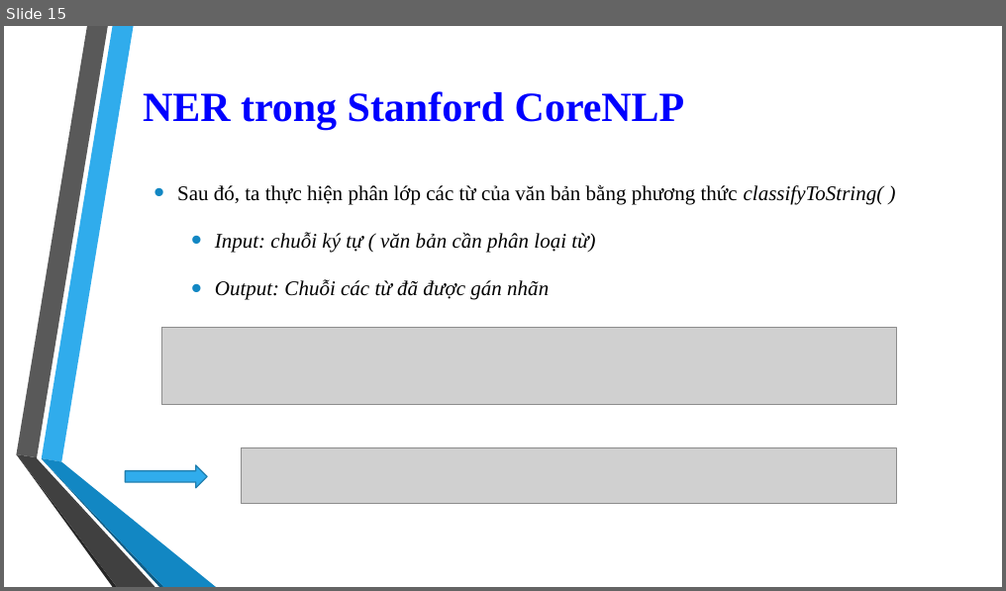
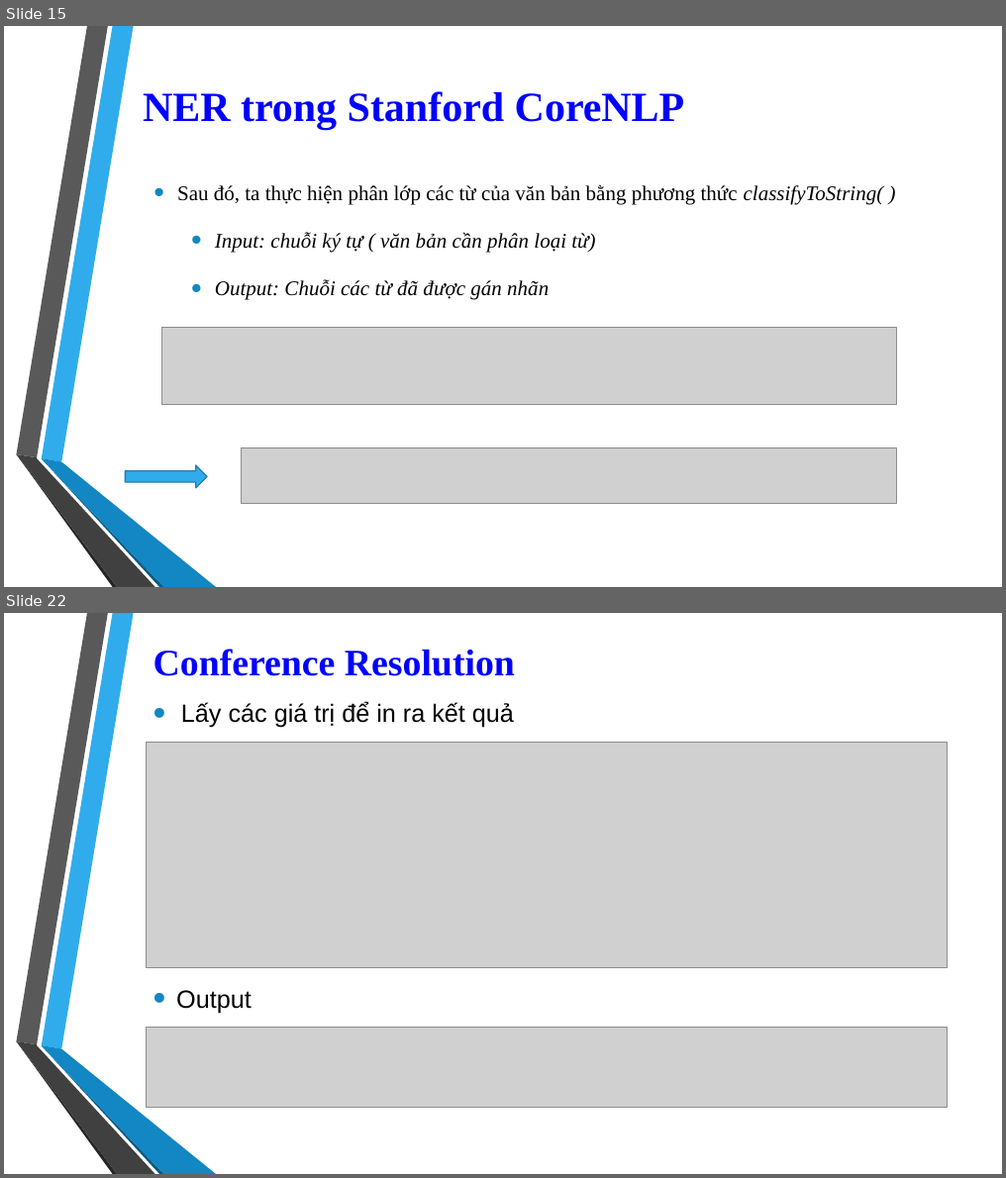
Before and after one commit to 1412520/TextMining, a slide deck: Seminar/Stanford_CoreNLP.pptx. Shown one above the other, each under a label of ours: slide 15 before the commit, slides 15 and 22 after it; the slides between them are not shown. The pictures are 1006x591 and 1006x1178 pixels, drawn with LibreOffice and Linux fonts; fonts in the diff are those of the drawing; grey boxes stand for pictures; background and template pictures are left out. Boxes give left, top, right and bottom in pixels: in the first picture for what was removed or moved away, otherwise in the second. Text is boxed around its words. In the diff, an @@ line names an element or a change of style, - is before the commit and + after.

Commit message:
Upload Conference Resolution and update CorefAnnotator.cs

```diff
--- a/Seminar/Stanford_CoreNLP.pptx
+++ b/Seminar/Stanford_CoreNLP.pptx
@@ slide 22 added at <box>4,613,1002,1174</box>, background picture (left out); not listed: 6 template elements that a slide beside it also shows @@
@@ title added at <box>153,649,515,676</box>, 36 pt, text #0000FF, bold @@
+Conference Resolution
@@ text added at <box>181,702,514,728</box>, 24 pt, text #000000 @@
+• Lấy các giá trị để in ra kết quả
@@ picture added at <box>146,742,946,968</box> @@
@@ text added at <box>176,990,252,1013</box>, 24 pt, text #000000 @@
+• Output
@@ picture added at <box>146,1027,946,1107</box> @@
```
Also in this commit, not shown: 6 other slides added, 1 other file.
